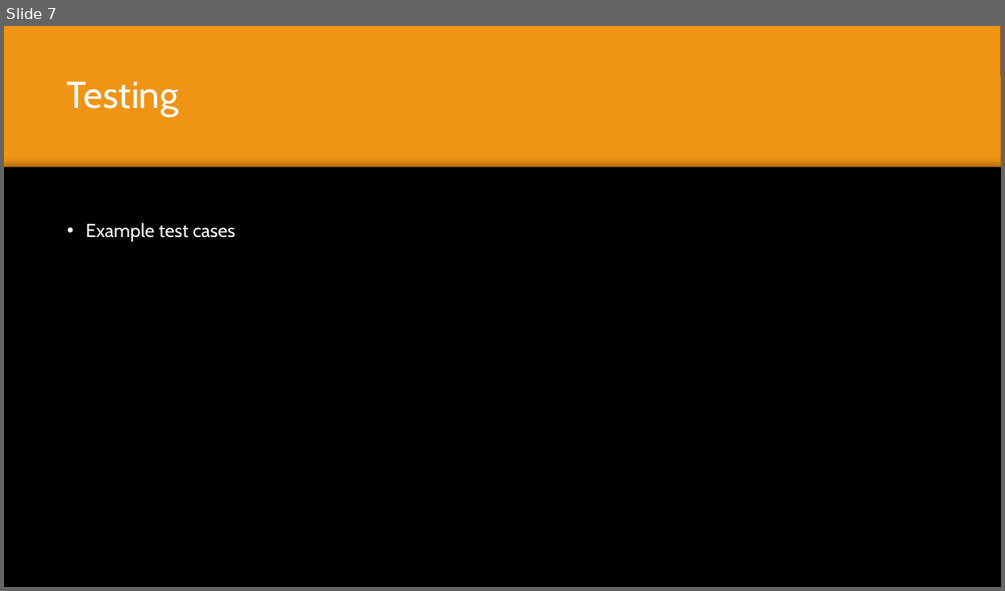
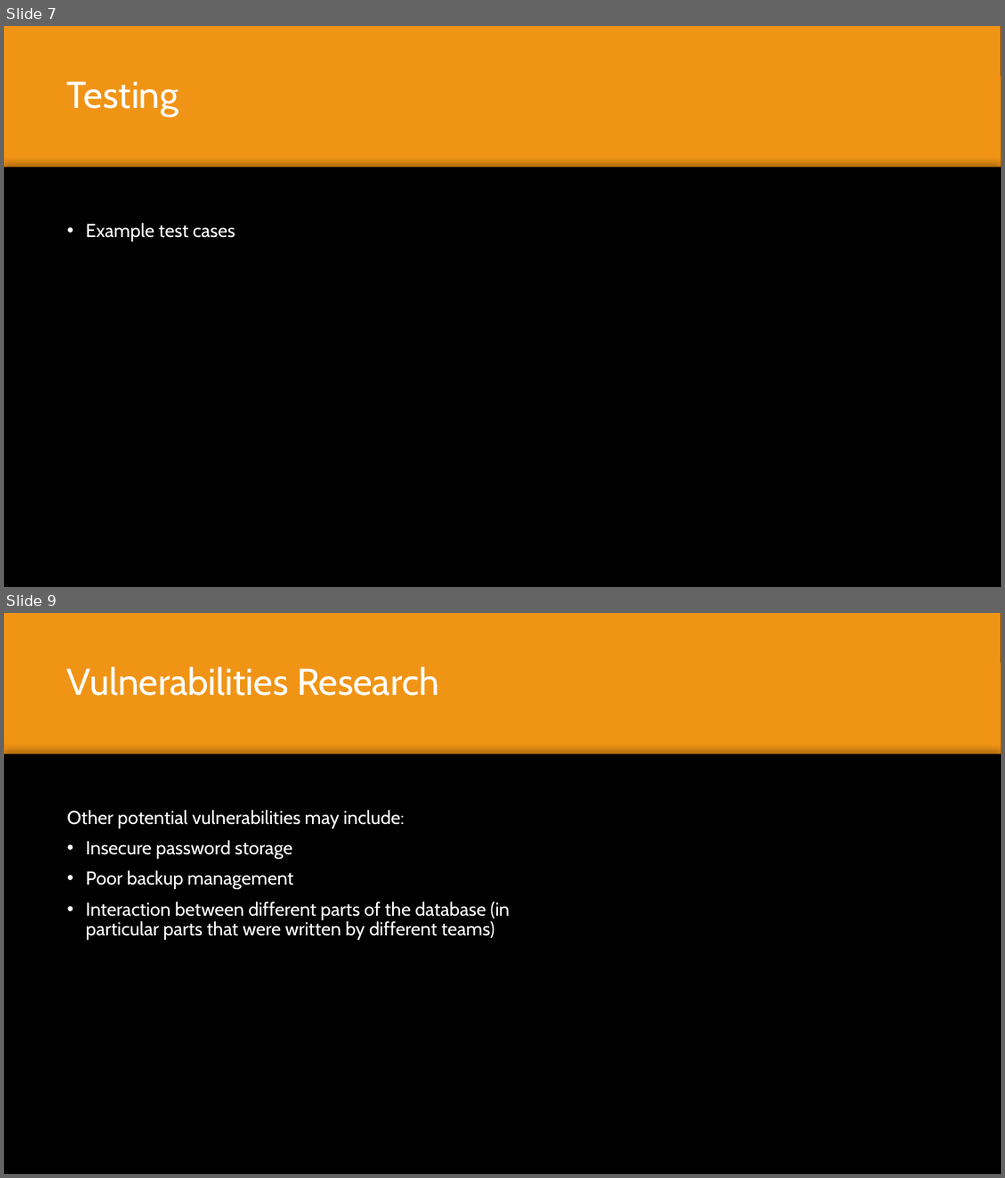
Before and after one commit to denizarikoglu/Repository, a slide deck: Files/Finle prgress, Team 1 Group 6.pptx. Shown one above the other, each under a label of ours: slide 7 before the commit, slides 7 and 9 after it; the slides between them are not shown. The pictures are 1005x591 and 1005x1178 pixels, drawn with LibreOffice and Linux fonts; fonts in the diff are those of the drawing; background and template pictures are left out. Boxes give left, top, right and bottom in pixels: in the first picture for what was removed or moved away, otherwise in the second. Text is boxed around its words. In the diff, an @@ line names an element or a change of style, - is before the commit and + after.

```diff
--- a/Files/Finle prgress, Team 1 Group 6.pptx
+++ b/Files/Finle prgress, Team 1 Group 6.pptx
@@ slide 9 added at box(4, 613, 1001, 1174), background picture (left out); not listed: 2 template elements that a slide beside it also shows @@
@@ rectangle added at box(4, 613, 1001, 1174), fill #F09415 @@
@@ title added at box(67, 666, 439, 696), 36 pt, text #FFFFFF @@
+Vulnerabilities Research
@@ rectangle added at box(4, 755, 1001, 1174), fill #000000 @@
@@ text added at box(67, 810, 510, 940), 18 pt, text #FFFFFF @@
+Other potential vulnerabilities may include:
+• Insecure password storage
+• Poor backup management
+• Interaction between different parts of the database (in particular parts that were written by different teams)
```
Also in this commit, not shown: 1 slide changed, 2 other slides added, 1 slide removed.
